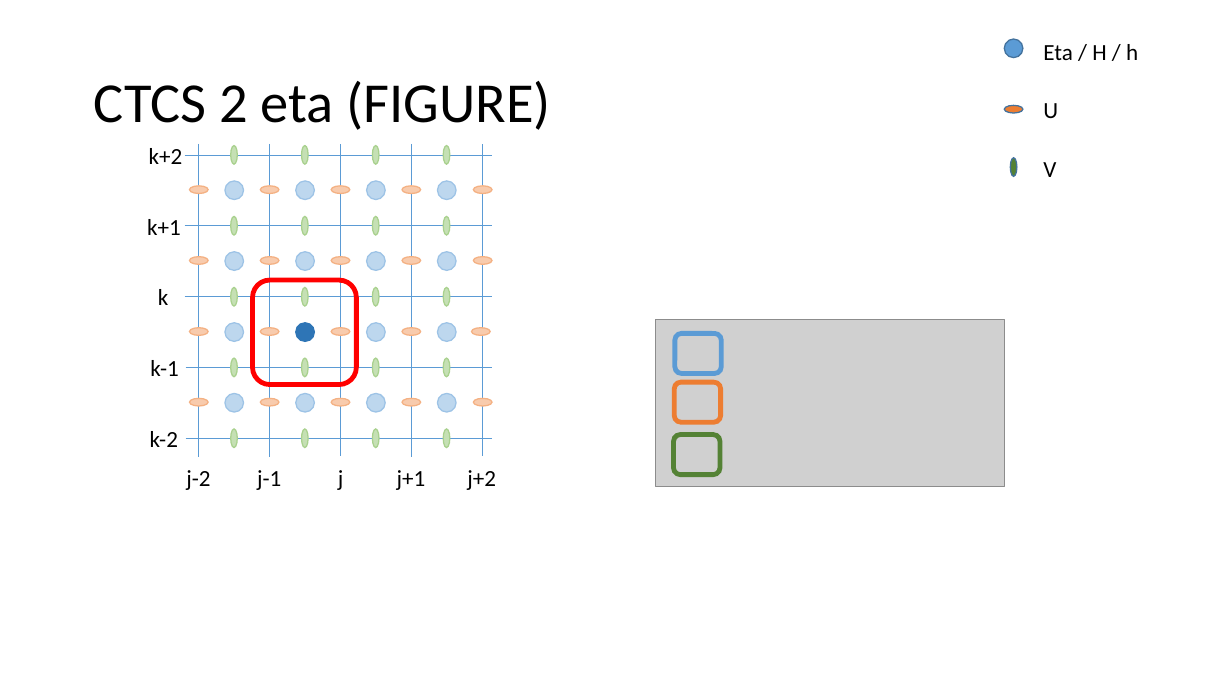
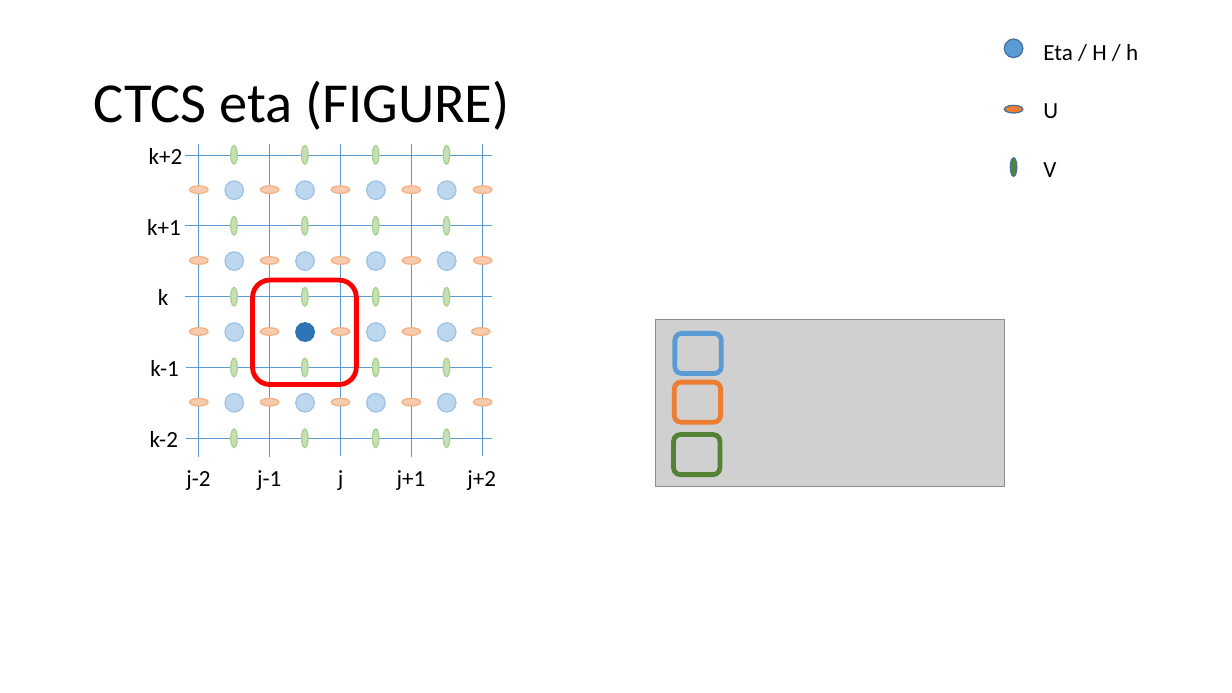
Before and after one commit to metno/gpu-ocean, a slide deck: slide 17 of gpu_ocean/prototypes/fbl_ctcs_stencils.pptx (slide 19 before the commit). Drawn at 1232x693 pixels with LibreOffice and Linux fonts; fonts in the diff are those of the drawing; grey boxes stand for pictures. Boxes give left, top, right and bottom in pixels: in the first picture for what was removed or moved away, otherwise in the second. Text is boxed around its words. In the diff, an @@ line names an element or a change of style, - is before the commit and + after.

```diff
--- a/gpu_ocean/prototypes/fbl_ctcs_stencils.pptx
+++ b/gpu_ocean/prototypes/fbl_ctcs_stencils.pptx
@@ title at box(94, 81, 509, 130): text changed @@
-CTCS 2 eta (FIGURE)
+CTCS eta (FIGURE)
```
Also in this commit, not shown: 7 other slides changed, 26 slides added, 3 slides removed.
